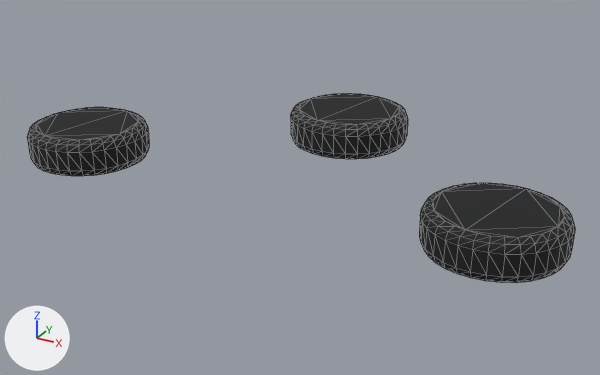
What one commit did to the glTF model src/assets/models/mount-ltd2834.glb.
The view is the same before and after, from a camera (50 mm lens) standing at (0.0394, -0.0632, 0.0273) and looking at (-0.0004, 0.0092, -0.0089). The axes (+X, +Y, +Z) are drawn at lower left. The lights are the same throughout. The first picture is the older version. Mesh edges are drawn as thin lines. Vertices at exactly the same position are counted once.
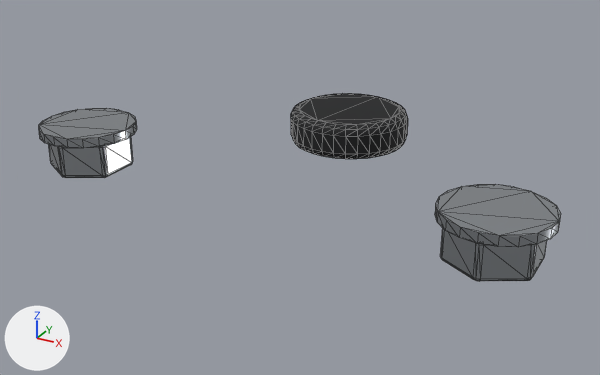
Where the change shows, as pixel boxes [x1, y1, x2, y2] in the pictures (600 x 375 px):
'Mesh_0', reshaped: before [27, 93, 575, 283]; after [39, 93, 561, 281]
part 1 of me_mesh_0, added: after [39, 108, 137, 148]
part 2 of me_mesh_0, added: after [435, 184, 561, 247]
part 3 of me_mesh_0, rebuilt: before [27, 107, 149, 176]; after [48, 137, 133, 178]
part 4 of me_mesh_0, rebuilt: before [419, 183, 575, 283]; after [441, 229, 546, 281]

The change, as a list of edits to the scene's bpy script:
```text
Add mat_bumperzinc:
    mat_bumperzinc = principled_material('BumperZinc')
    mat_bumperzinc.base_color = (0.479, 0.509, 0.539)  # light grey #b8bdc2
    mat_bumperzinc.metallic = 1.0
    mat_bumperzinc.roughness = 0.3
Change me_mesh_0:
    used by ob_mesh_0; location = (0.0, 0.0, 0.0)
    remove me_mesh_0.from_pydata(...)  # 576 vertices, 1140 faces; spans x -0.0295..0.0295, y -0.0048..0.027, z -0.007..-0.003
    add me_mesh_0.from_pydata(...)  # 440 vertices, 860 faces; spans x -0.0282..0.0282, y -0.0036..0.027, z -0.008..-0.003
    me_mesh_0 part 1: a new loose piece, a 20-sided cylinder along z spanning x -0.02825..-0.01775, y -0.00357..0.00693, z -0.004..-0.003, in mat_bumperzinc (light grey #b8bdc2)
    me_mesh_0 part 2: a new loose piece, a 20-sided cylinder along z spanning x 0.01775..0.02825, y -0.00357..0.00693, z -0.004..-0.003, in mat_bumperzinc (light grey #b8bdc2)
    me_mesh_0 part 3: the loose piece of 192 vertices spanning x -0.0295..-0.0165, y -0.0048..0.0082, z -0.007..-0.003 is rebuilt with 84 vertices and now spans x -0.0271..-0.0189, y -0.0029..0.0063, z -0.008..-0.004, in mat_bumperzinc (light grey #b8bdc2)
    me_mesh_0 part 4: the loose piece of 192 vertices spanning x 0.0165..0.0295, y -0.0048..0.0082, z -0.007..-0.003 is rebuilt with 84 vertices and now spans x 0.0189..0.0271, y -0.0029..0.0063, z -0.008..-0.004, in mat_bumperzinc (light grey #b8bdc2)
    add me_mesh_0.materials.append(mat_bumperzinc)  # light grey #b8bdc2
```
